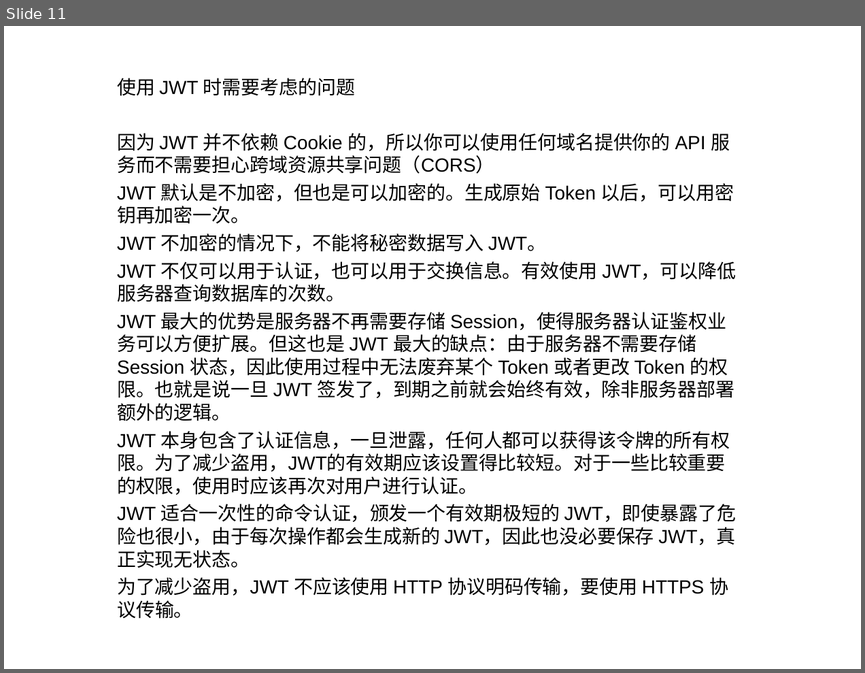
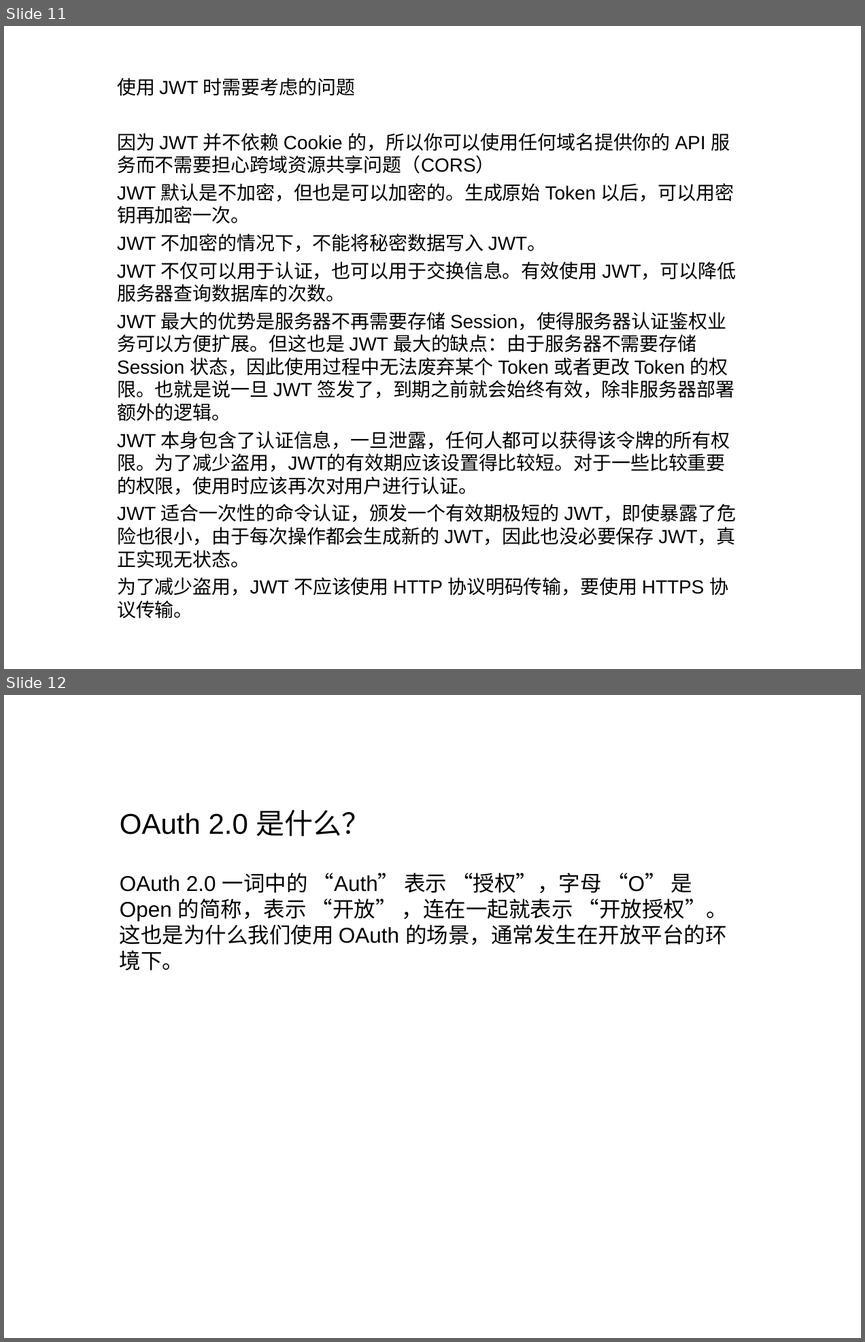
Before and after one commit to liyongjava36/oauth, a slide deck: 123.ppt. Shown one above the other, each under a label of ours: slide 11 before the commit, slides 11 and 12 after it. The pictures are 865x673 and 865x1342 pixels, drawn with LibreOffice and Linux fonts; fonts in the diff are those of the drawing. Boxes give left, top, right and bottom in pixels: in the first picture for what was removed or moved away, otherwise in the second. Text is boxed around its words. In the diff, an @@ line names an element or a change of style, - is before the commit and + after.

```diff
--- a/123.ppt
+++ b/123.ppt
@@ slide 12 added at (4, 695, 861, 1338), background #FFFFFF @@
@@ title added at (120, 810, 371, 836), 24 pt, text #000000 @@
+OAuth 2.0 是什么？
@@ subtitle added at (120, 872, 728, 970), 18 pt, text #000000 @@
+OAuth 2.0 一词中的 “Auth” 表示 “授权”，字母 “O” 是 Open 的简称，表示 “开放” ，连在一起就表示 “开放授权”。这也是为什么我们使用 OAuth 的场景，通常发生在开放平台的环境下。
```
Also in this commit, not shown: 1 slide changed.
